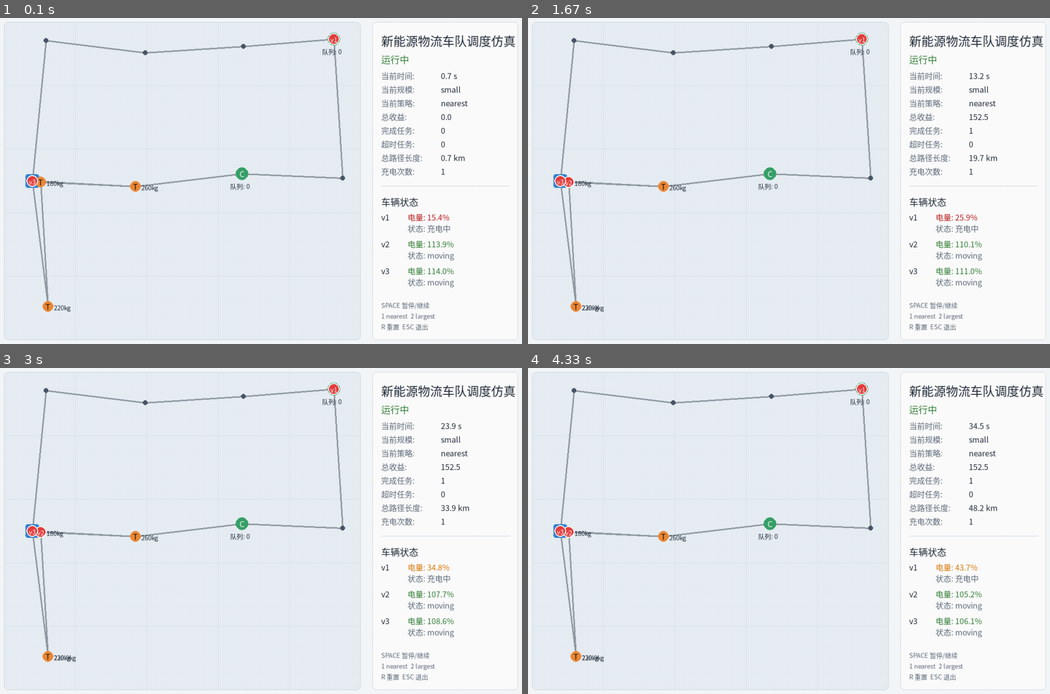
Above: before the commit, frames 1-4 (two rows, left to right).
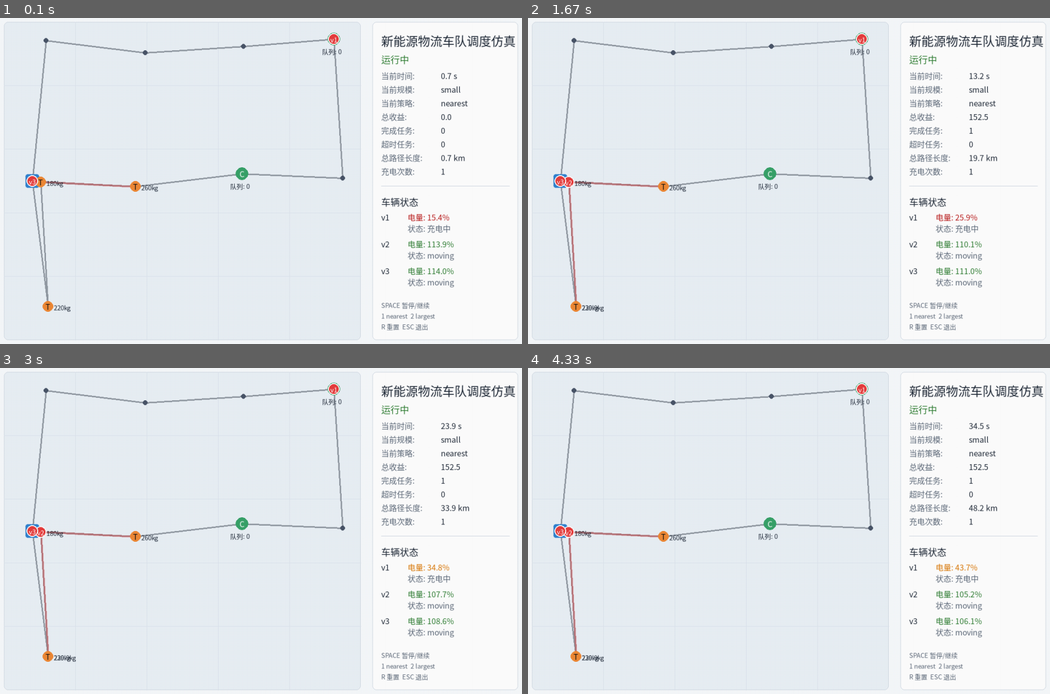
Above: after the commit, the same moments.

Repository: Ltyyyyy0429/Data-Structure-Course-Design
Game: pygame game, started from ui/simulator_app.py
The game is run twice, just before and just after one commit, with the same random seed, the same clock (stepped at 60 frames per second) and the same inputs.
Inputs:
- Up to frame 1 (0.1 s): no input
- Up to frame 2 (1.67 s): tap Enter at 0.33 s
- Up to frame 3 (3 s): no input
- Up to frame 4 (4.33 s): no input

The runs differ from the first frame. In frame 1, less than 0.1% of the frame differs, in the area x 8-25%, y 50-53%; in frame 2, 0.2%, in the area x 7-25%, y 50-87%; in frame 3, 0.2%; in frame 4, 0.2%.

Commit message:
feat: update P0 D visualization adjustments

Diff:
--- a/core/difficulty.py
+++ b/core/difficulty.py
@@ -187,19 +187,19 @@
         return TaskConfig()
     if difficulty == DifficultyPreset.MEDIUM:
         return TaskConfig(
-            spawn_probability=0.50,
-            deadline_min=45.0,
+            spawn_probability=0.35,
+            deadline_min=65.0,
             deadline_max=90.0,
             weight_min_kg=80.0,
-            burst_probability=0.10,
+            burst_probability=0.08,
         )
     # HARD
     return TaskConfig(
-        spawn_probability=0.70,
-        deadline_min=25.0,
+        spawn_probability=0.40,
+        deadline_min=45.0,
         deadline_max=60.0,
         weight_min_kg=100.0,
-        burst_probability=0.20,
+        burst_probability=0.12,
         burst_count_min=2,
         burst_count_max=4,
     )
--- a/results/experiment_results.csv
+++ b/results/experiment_results.csv
@@ -1,7 +1,37 @@
-scale,strategy,total_score,completed_tasks,timeout_tasks,total_distance,charging_times
-small,nearest,222.0,2,0,559.6,0
-small,largest,222.0,2,0,559.6,0
-medium,nearest,552.0,3,0,422.9,0
-medium,largest,552.0,3,0,422.9,0
-large,nearest,642.0,3,0,359.4,0
-large,largest,642.0,3,0,359.4,0
+difficulty,scale,strategy,total_score,completed_tasks,timeout_tasks,total_distance,charging_times,low_battery_events,charging_requests,charging_queue_events,total_charging_wait_time,max_queue_length
+easy,small,nearest,1987.8,10,2,554.0,0,0,0,0,0.0,0
+easy,small,largest,-221.0,4,9,641.4,0,0,0,0,0.0,0
+easy,small,energy_aware_hybrid,270.0,4,7,615.8,0,0,0,0,0.0,0
+easy,medium,nearest,1637.2,10,5,661.7,0,0,0,0,0.0,0
+easy,medium,largest,-672.6,3,11,665.3,0,0,0,0,0.0,0
+easy,medium,energy_aware_hybrid,4.0,4,9,670.9,0,0,0,0,0.0,0
+easy,large,nearest,526.0,3,4,671.7,0,0,0,0,0.0,0
+easy,large,largest,-592.0,1,7,679.2,0,0,0,0,0.0,0
+easy,large,energy_aware_hybrid,634.0,4,4,688.4,0,0,0,0,0.0,0
+easy,extra_large,nearest,754.0,5,4,684.6,0,0,0,0,0.0,0
+easy,extra_large,largest,-478.0,2,7,678.5,0,0,0,0,0.0,0
+easy,extra_large,energy_aware_hybrid,762.0,5,4,674.9,0,0,0,0,0.0,0
+medium,small,nearest,-606.6,4,16,577.5,1,4,3,0,0.0,0
+medium,small,largest,-2000.0,0,20,567.8,1,4,3,0,0.0,0
+medium,small,energy_aware_hybrid,337.2,7,14,249.7,1,2,1,0,0.0,0
+medium,medium,nearest,-1472.6,4,24,531.5,2,6,3,1,0.0,1
+medium,medium,largest,-2800.0,0,28,425.7,2,6,3,1,0.0,1
+medium,medium,energy_aware_hybrid,-1393.6,4,24,351.4,2,4,2,0,0.0,0
+medium,large,nearest,-220.8,4,13,353.6,3,6,3,0,0.0,0
+medium,large,largest,-1700.0,0,17,438.7,3,6,3,0,0.0,0
+medium,large,energy_aware_hybrid,-234.8,4,13,383.1,3,6,3,0,0.0,0
+medium,extra_large,nearest,-292.2,4,14,496.4,3,6,3,0,0.0,0
+medium,extra_large,largest,-1800.0,0,18,522.4,3,6,3,0,0.0,0
+medium,extra_large,energy_aware_hybrid,-560.0,3,15,488.1,3,6,3,0,0.0,0
+hard,small,nearest,-1998.0,1,23,274.2,1,4,2,1,0.0,1
+hard,small,largest,-2400.0,0,24,278.9,1,4,2,1,0.0,1
+hard,small,energy_aware_hybrid,-2400.0,0,24,0.0,0,0,0,0,0.0,0
+hard,medium,nearest,-1184.0,2,17,229.5,1,6,3,2,0.0,2
+hard,medium,largest,-1900.0,0,19,228.7,2,7,4,2,67.0,2
+hard,medium,energy_aware_hybrid,-1536.0,1,18,212.9,2,6,3,2,67.0,2
+hard,large,nearest,-974.0,3,19,268.0,4,8,4,2,208.0,1
+hard,large,largest,-2200.0,0,22,248.5,3,8,4,2,87.0,2
+hard,large,energy_aware_hybrid,-260.2,5,17,192.1,3,6,3,1,132.0,1
+hard,extra_large,nearest,154.8,6,14,336.2,2,10,5,4,106.0,4
+hard,extra_large,largest,-1800.0,0,18,278.4,2,10,5,4,137.0,4
+hard,extra_large,energy_aware_hybrid,977.4,7,11,257.7,2,8,4,3,129.0,3
--- a/ui/pygame_app.py
+++ b/ui/pygame_app.py
@@ -373,6 +373,65 @@
     return {node["id"]: node for node in nodes}
 
 
+def find_node_for_draw(node_by_id: Dict, node_id) -> Dict | None:
+    """Find a node while tolerating int/string id differences."""
+
+    if node_id in node_by_id:
+        return node_by_id[node_id]
+
+    node_text = str(node_id)
+    if node_text in node_by_id:
+        return node_by_id[node_text]
+
+    try:
+        node_int = int(node_id)
+    except (TypeError, ValueError):
+        return None
+
+    return node_by_id.get(node_int)
+
+
+def vehicle_screen_position(vehicle: Dict, node_by_id: Dict) -> Tuple[int, int] | None:
+    """Return the vehicle's current screen position if it can be located."""
+
+    if vehicle.get("x") is not None and vehicle.get("y") is not None:
+        return world_to_screen(float(vehicle["x"]), float(vehicle["y"]))
+
+    current_node = vehicle.get("current_node")
+    node = find_node_for_draw(node_by_id, current_node)
+    if node:
+        return world_to_screen(node["x"], node["y"])
+
+    return None
+
+
+def draw_vehicle_paths(surface: pygame.Surface, vehicles: List[Dict], node_by_id: Dict) -> None:
+    """Draw each vehicle's planned path without failing on missing path nodes."""
+
+    overlay = pygame.Surface(surface.get_size(), pygame.SRCALPHA)
+    path_color = (220, 72, 72, 115)
+
+    for vehicle in vehicles:
+        path = vehicle.get("path") or []
+        if not path:
+            continue
+
+        points = []
+        start_pos = vehicle_screen_position(vehicle, node_by_id)
+        if start_pos:
+            points.append(start_pos)
+
+        for node_id in path:
+            node = find_node_for_draw(node_by_id, node_id)
+            if node:
+                points.append(world_to_screen(node["x"], node["y"]))
+
+        if len(points) >= 2:
+            pygame.draw.lines(overlay, path_color, False, points, width=4)
+
+    surface.blit(overlay, (0, 0))
+
+
 def draw_map(surface: pygame.Surface, state: Dict, fonts: FontSet) -> None:
     pygame.draw.rect(surface, MAP_BACKGROUND, MAP_RECT, border_radius=8)
     pygame.draw.rect(surface, PANEL_BORDER, MAP_RECT, width=1, border_radius=8)
@@ -394,6 +453,8 @@
         if node["type"] == "normal":
             pygame.draw.circle(surface, NORMAL_NODE, world_to_screen(node["x"], node["y"]), 5)
 
+    draw_vehicle_paths(surface, state["vehicles"], node_by_id)
+
     for node in nodes:
         if node["type"] == "warehouse":
             draw_warehouse(surface, node, fonts)
@@ -444,6 +505,32 @@
     pygame.draw.circle(surface, VEHICLE, center, 12)
     pygame.draw.circle(surface, WHITE, center, 12, width=2)
     draw_centered_text(surface, vehicle["id"], fonts.tiny, WHITE, center)
+
+
+def format_battery_display(vehicle: Dict) -> Tuple[str, float]:
+    """Return display text and percentage-like value for battery coloring."""
+
+    battery = vehicle.get("battery", 0)
+    max_battery = vehicle.get("max_battery")
+
+    if max_battery is not None:
+        try:
+            max_battery_value = float(max_battery)
+            battery_value = float(battery)
+        except (TypeError, ValueError):
+            max_battery_value = 0
+            battery_value = 0
+
+        if max_battery_value > 0:
+            battery_percent = max(0.0, min(100.0, battery_value / max_battery_value * 100))
+            return f"{battery_percent:.0f}%", battery_percent
+
+    try:
+        battery_value = float(battery)
+    except (TypeError, ValueError):
+        battery_value = 0
+
+    return f"{battery}%", battery_value
 
 
 def draw_panel(surface: pygame.Surface, state: Dict, fonts: FontSet, paused: bool) -> None:
@@ -487,13 +574,13 @@
 
     for vehicle in state["vehicles"]:
         status = STATUS_TEXT[fonts.language].get(vehicle["status"], vehicle["status"])
-        battery = vehicle["battery"]
-        battery_color = SUCCESS if battery >= 55 else WARNING if battery >= 30 else DANGER
+        battery_text, battery_level = format_battery_display(vehicle)
+        battery_color = SUCCESS if battery_level >= 55 else WARNING if battery_level >= 30 else DANGER
 
         draw_text(surface, vehicle["id"], fonts.small, TEXT_MAIN, (x, y))
         draw_text(
             surface,
-            f"{labels['battery']}: {battery}%",
+            f"{labels['battery']}: {battery_text}",
             fonts.small,
             battery_color,
             (x + 54, y),
Binary file changed: results/figures/completed_tasks_comparison.png
Binary file changed: results/figures/timeout_tasks_comparison.png
Binary file changed: results/figures/total_distance_comparison.png
Binary file changed: results/figures/total_score_comparison.png
